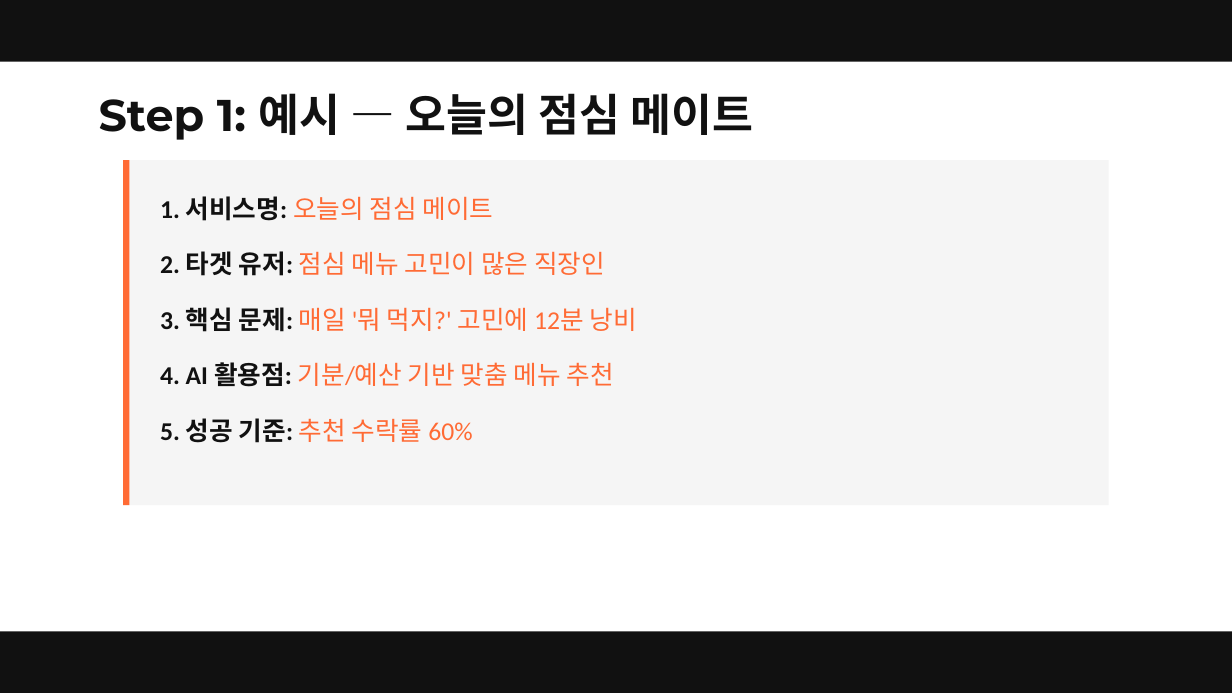
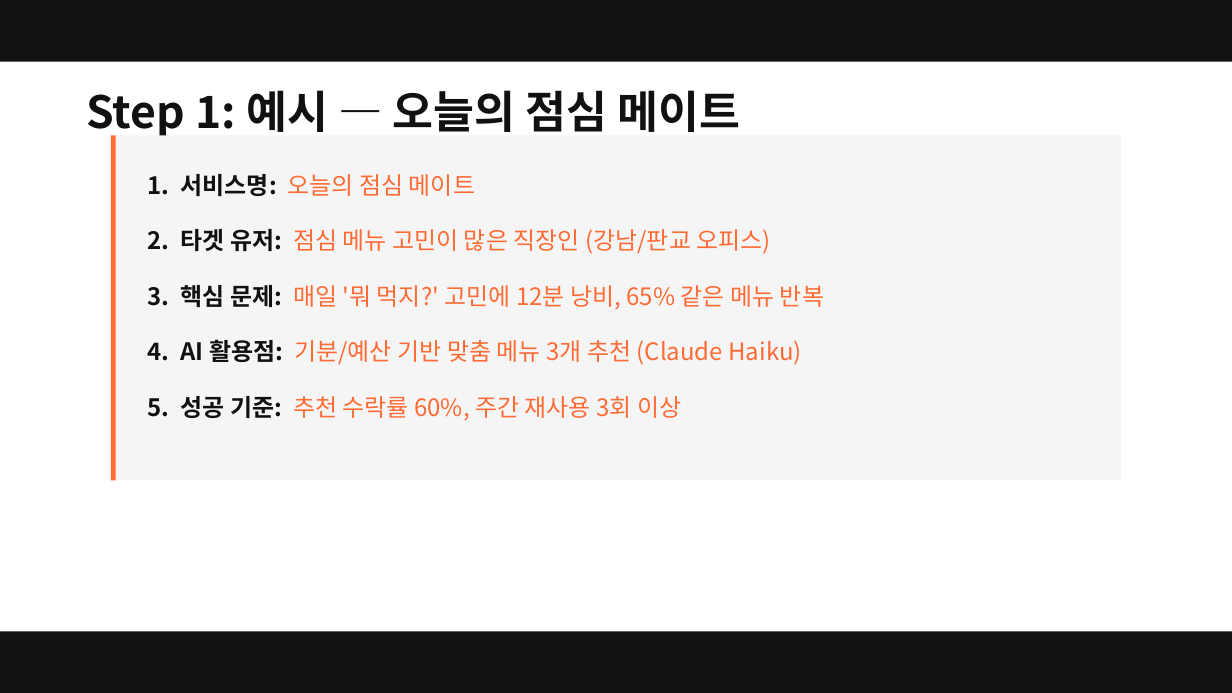
Before and after one commit to smilesjcha/ai-native-pm, a slide deck: slide 26 of projects/26Q3_Fastcampus-Lecture/assets/pptx/ai-native-pm-lecture.pptx (slide 21 before the commit). Drawn at 1232x693 pixels with LibreOffice and Linux fonts; fonts in the diff are those of the drawing. Boxes give left, top, right and bottom in pixels: in the first picture for what was removed or moved away, otherwise in the second. Text is boxed around its words. In the diff, an @@ line names an element or a change of style, - is before the commit and + after.

```diff
--- a/projects/26Q3_Fastcampus-Lecture/assets/pptx/ai-native-pm-lecture.pptx
+++ b/projects/26Q3_Fastcampus-Lecture/assets/pptx/ai-native-pm-lecture.pptx
@@ text "Step 1: 예시 — 오늘의 ...": place and size @@
-text "Step 1: 예시 — 오늘의 ..." at box(99, 93, 753, 140)
+text "Step 1: 예시 — 오늘의 ..." at box(86, 90, 741, 139)
@@ text "Step 1: 예시 — 오늘의 ..." at box(86, 90, 741, 139): font Montserrat to Noto Sans CJK KR @@
@@ rectangle: place and size @@
-rectangle at box(123, 160, 1109, 505)
+rectangle at box(111, 136, 1121, 480)
@@ rectangle: place and size @@
-rectangle at box(123, 160, 129, 505)
+rectangle at box(111, 136, 116, 480)
@@ text "1. 서비스명: 오늘의 점심 메이트": place and size @@
-text "1. 서비스명: 오늘의 점심 메이트" at box(160, 196, 494, 221)
+text "1. 서비스명: 오늘의 점심 메이트" at box(148, 174, 475, 196)
@@ text "1. 서비스명: 오늘의 점심 메이트" at box(148, 174, 475, 196): size 15 to 14 pt, font Calibri to Noto Sans CJK KR @@
@@ text at box(148, 229, 771, 254): text changed; size 15 to 14 pt; font Calibri to Noto Sans CJK KR @@
-2. 타겟 유저: 점심 메뉴 고민이 많은 직장인
+2. 타겟 유저: 점심 메뉴 고민이 많은 직장인 (강남/판교 오피스)
@@ text at box(148, 285, 824, 309): text changed; size 15 to 14 pt; font Calibri to Noto Sans CJK KR @@
-3. 핵심 문제: 매일 '뭐 먹지?' 고민에 12분 낭비
+3. 핵심 문제: 매일 '뭐 먹지?' 고민에 12분 낭비, 65% 같은 메뉴 반복
@@ text at box(148, 339, 802, 365): text changed; size 15 to 14 pt; font Calibri to Noto Sans CJK KR @@
-4. AI 활용점: 기분/예산 기반 맞춤 메뉴 추천
+4. AI 활용점: 기분/예산 기반 맞춤 메뉴 3개 추천 (Claude Haiku)
@@ text at box(148, 396, 681, 420): text changed; size 15 to 14 pt; font Calibri to Noto Sans CJK KR @@
-5. 성공 기준: 추천 수락률 60%
+5. 성공 기준: 추천 수락률 60%, 주간 재사용 3회 이상
```
Also in this commit, not shown: 25 other slides changed, 7 slides added, 1 other file.
